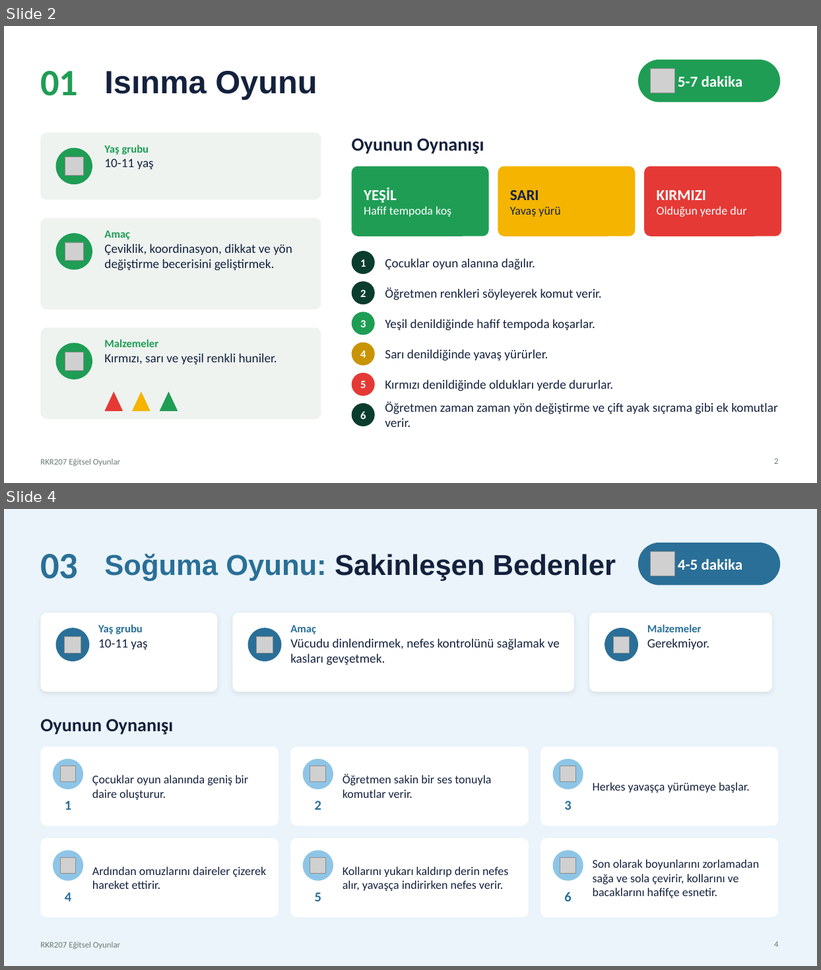
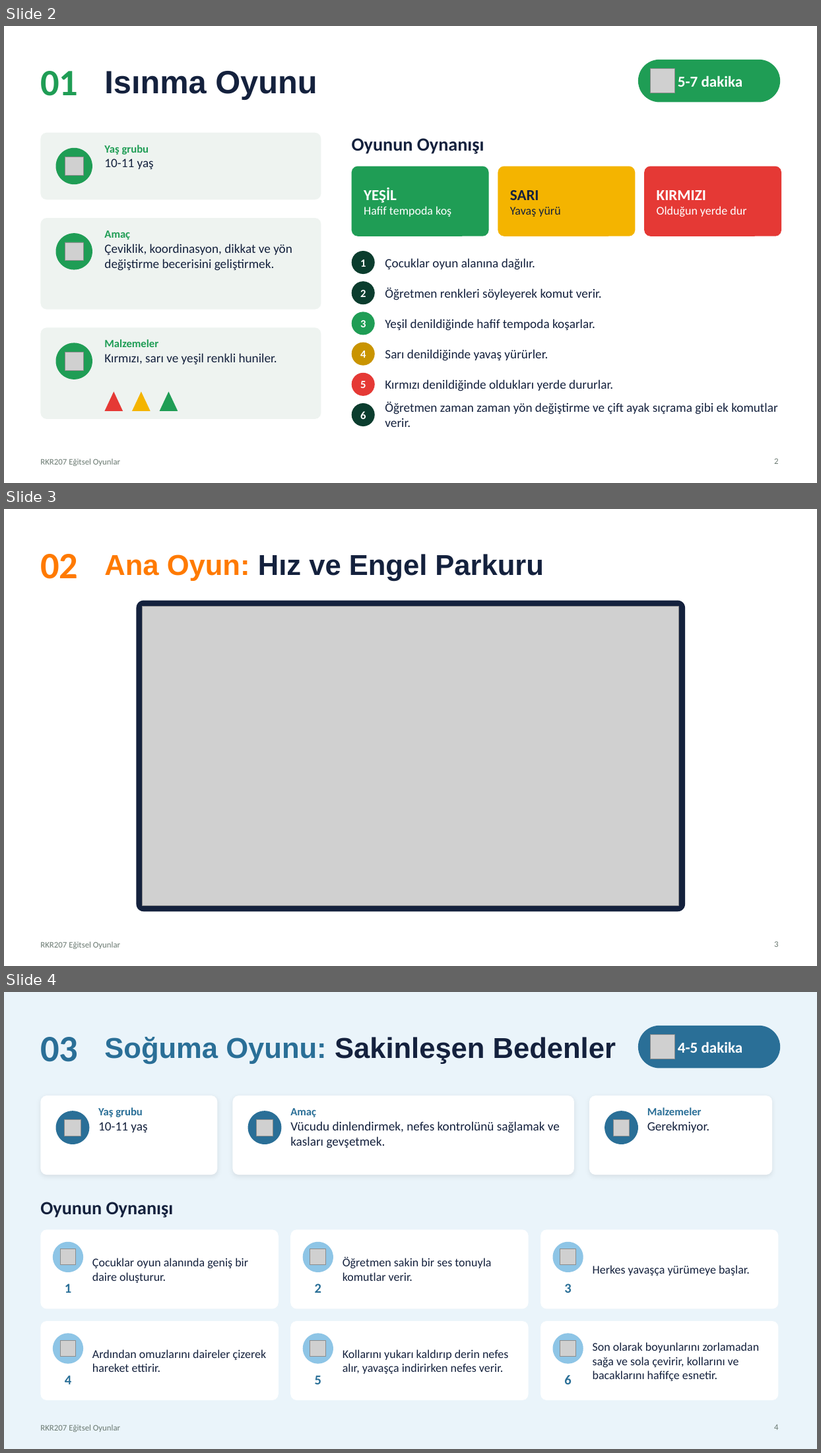
Before and after one commit to ozelozan/mandalin-claude, a slide deck: RKR207_Egitsel_Oyunlar.pptx. Shown one above the other, each under a label of ours: slides 2 and 4 before the commit, slides 2, 3 and 4 after it; the slides between them are not shown. The pictures are 821x970 and 821x1453 pixels, drawn with LibreOffice and Linux fonts; fonts in the diff are those of the drawing; grey boxes stand for pictures. Boxes give left, top, right and bottom in pixels: in the first picture for what was removed or moved away, otherwise in the second. Text is boxed around its words. In the diff, an @@ line names an element or a change of style, - is before the commit and + after.

```diff
--- a/RKR207_Egitsel_Oyunlar.pptx
+++ b/RKR207_Egitsel_Oyunlar.pptx
@@ slide 3 added at (4,509,817,966), background #FFFFFF; not listed: 1 template element that a slide beside it also shows @@
@@ text added at (40,554,78,579), 44 pt, text #FF7A00, bold @@
+02
@@ text added at (104,554,544,581), 34 pt, text #14213D, bold @@
+Ana Oyun: Hız ve Engel Parkuru
@@ rounded rectangle added at (137,601,685,912), fill #14213D @@
@@ picture added at (143,607,679,906) @@
@@ page number added at (774,941,778,947), 10 pt, text #6B7A72 @@
+3
```
Also in this commit, not shown: 1 slide changed, 1 slide removed.
